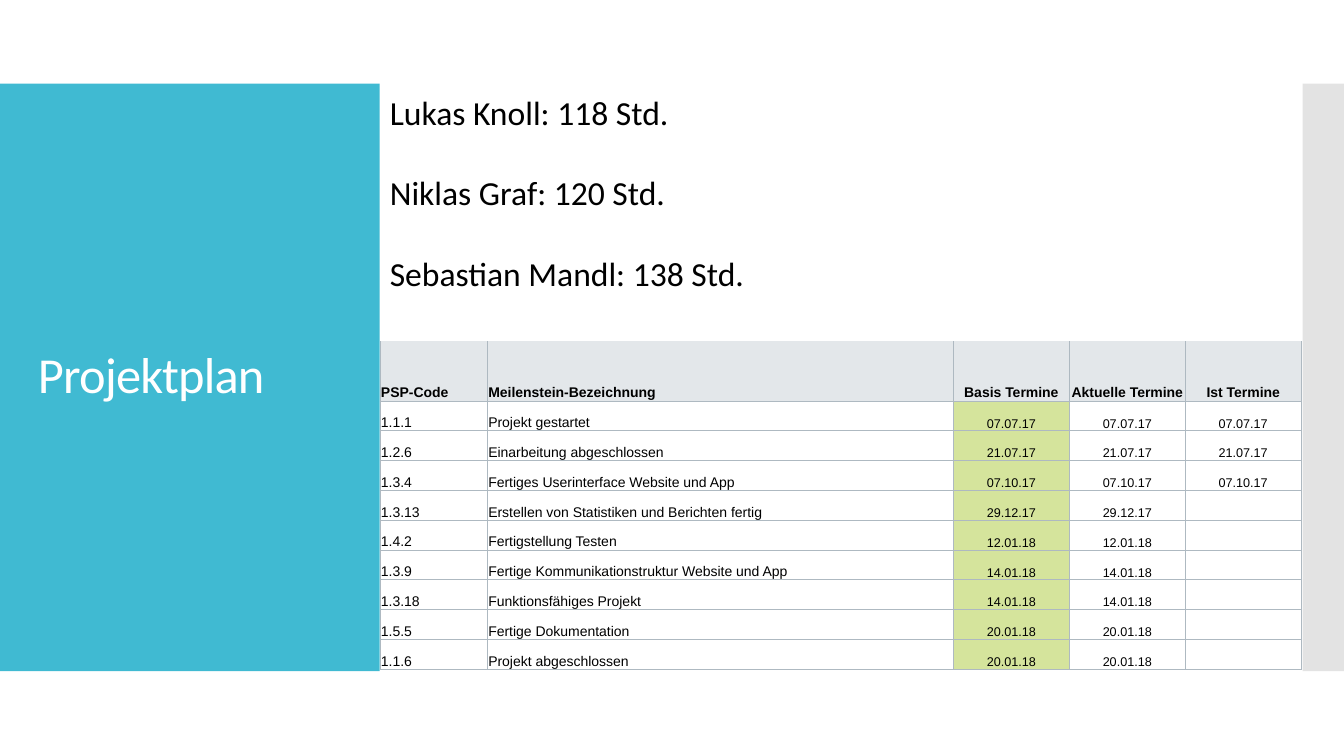
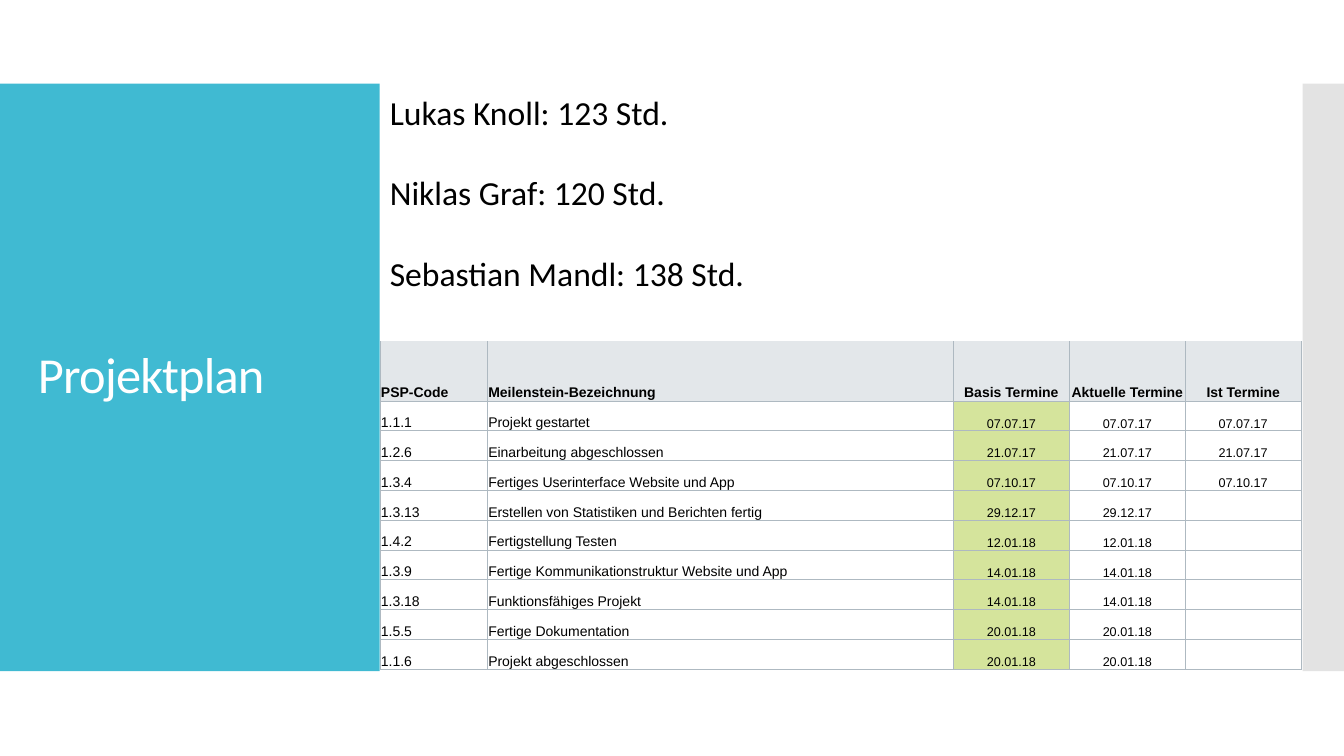
Before and after one commit to SebastianMandl/AEMS, a slide deck: slide 11 of Planung/Praesentationen/Zwischenpräsentation Diplomarbeit - Kopie.pptx. Drawn at 1344x756 pixels with LibreOffice and Linux fonts; fonts in the diff are those of the drawing. Boxes give left, top, right and bottom in pixels: in the first picture for what was removed or moved away, otherwise in the second. Text is boxed around its words. In the diff, an @@ line names an element or a change of style, - is before the commit and + after.

```diff
--- a/Planung/Praesentationen/Zwischenpräsentation Diplomarbeit - Kopie.pptx
+++ b/Planung/Praesentationen/Zwischenpräsentation Diplomarbeit - Kopie.pptx
@@ text at (390,101,668,126): text changed @@
-Lukas Knoll: 118 Std.
+Lukas Knoll: 123 Std.
```
Also in this commit, not shown: 1 other slide changed, 17 other files.
